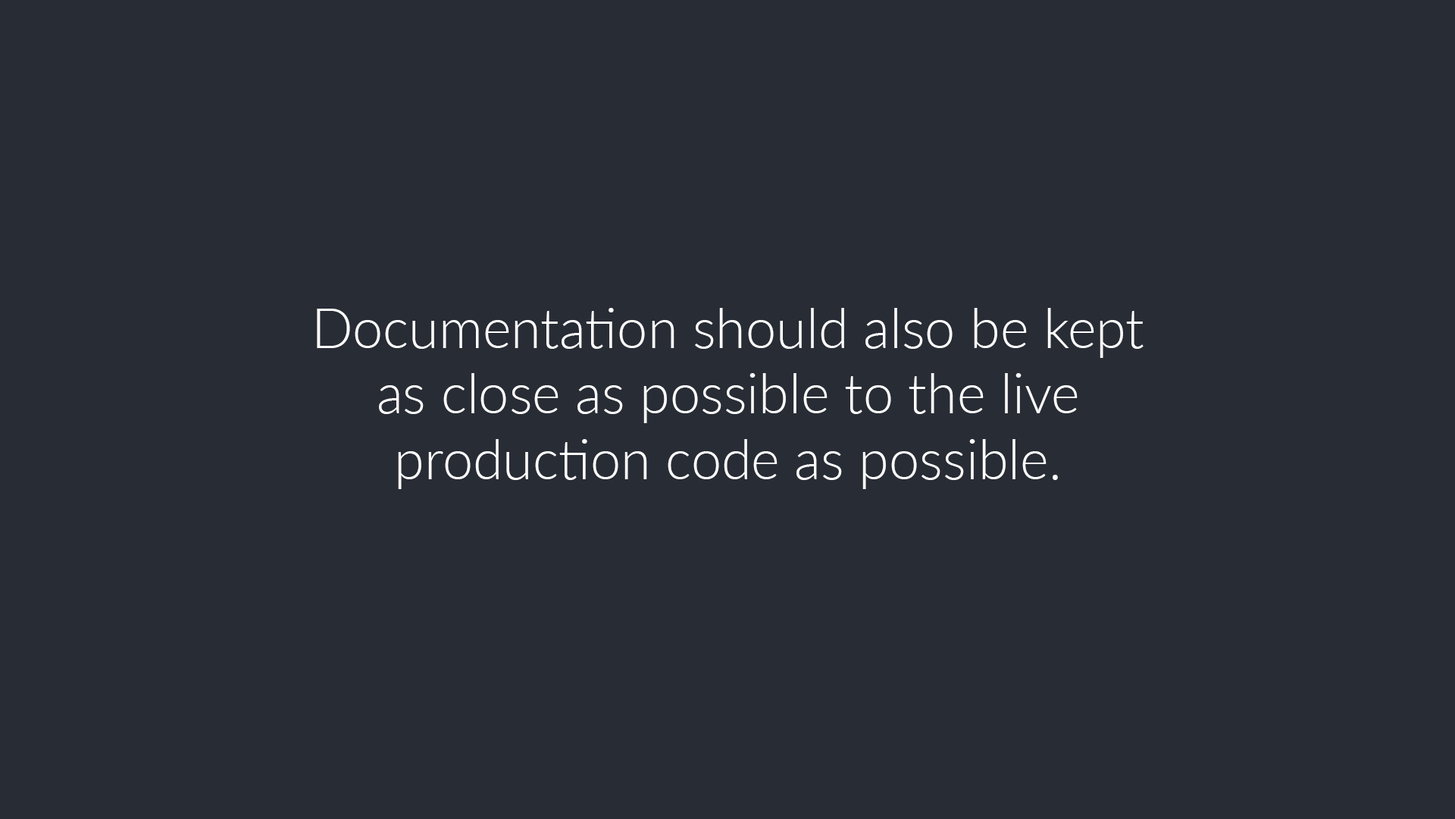
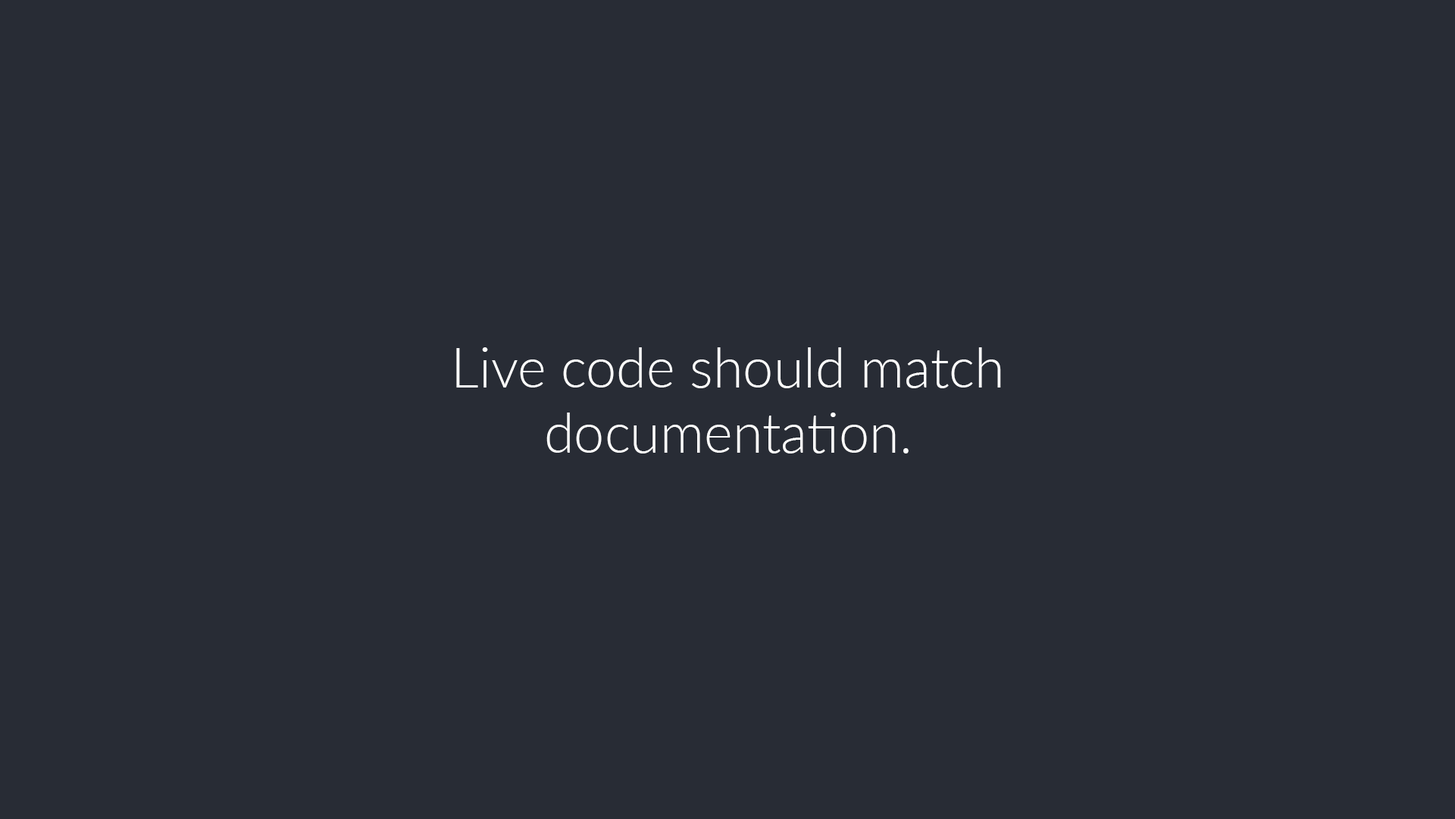
The second 1455 x 819 image is a revision of the first. Changes to its layers:
renamed "Documentation should also be kept as close as possible to the l" to "Live code should match documentation.", painted on it over (316, 307, 1144, 489)
